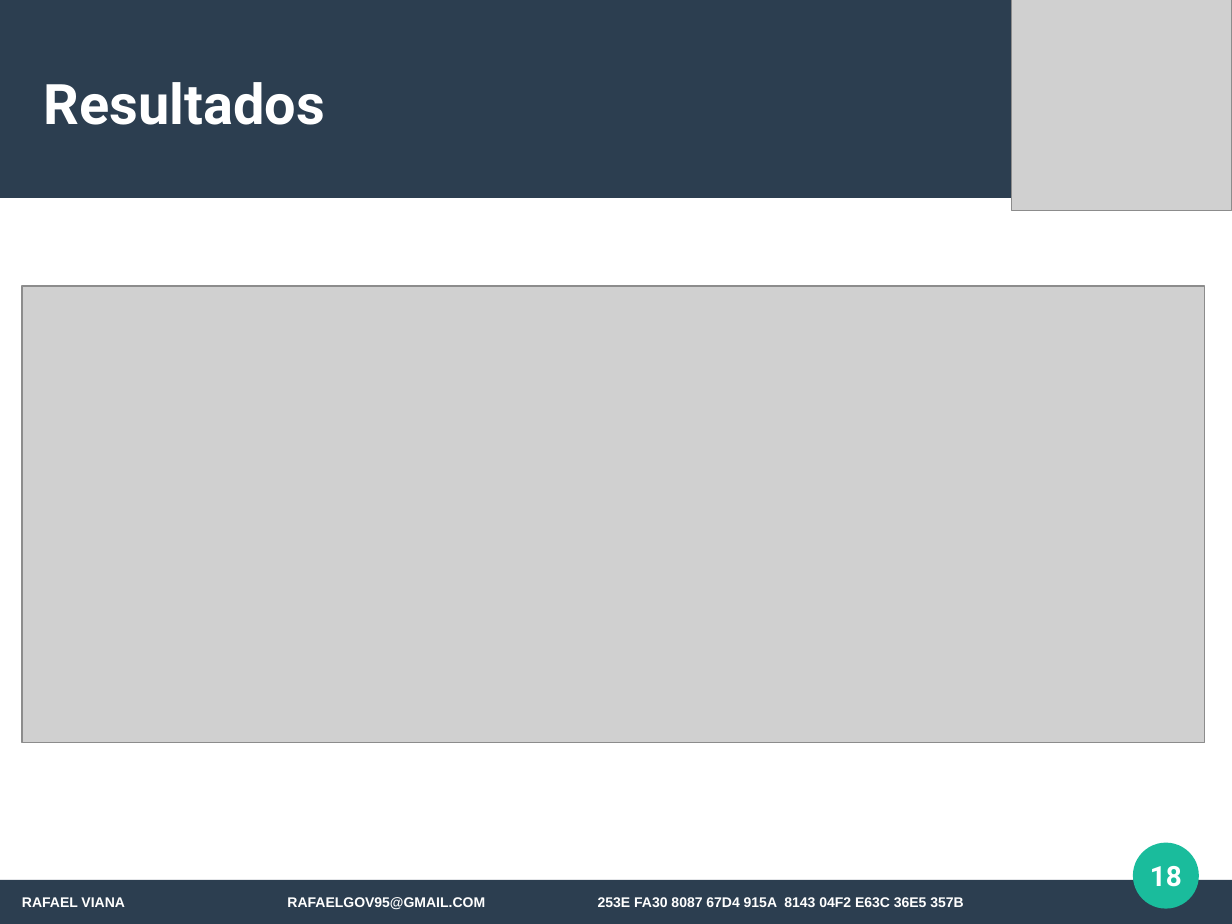
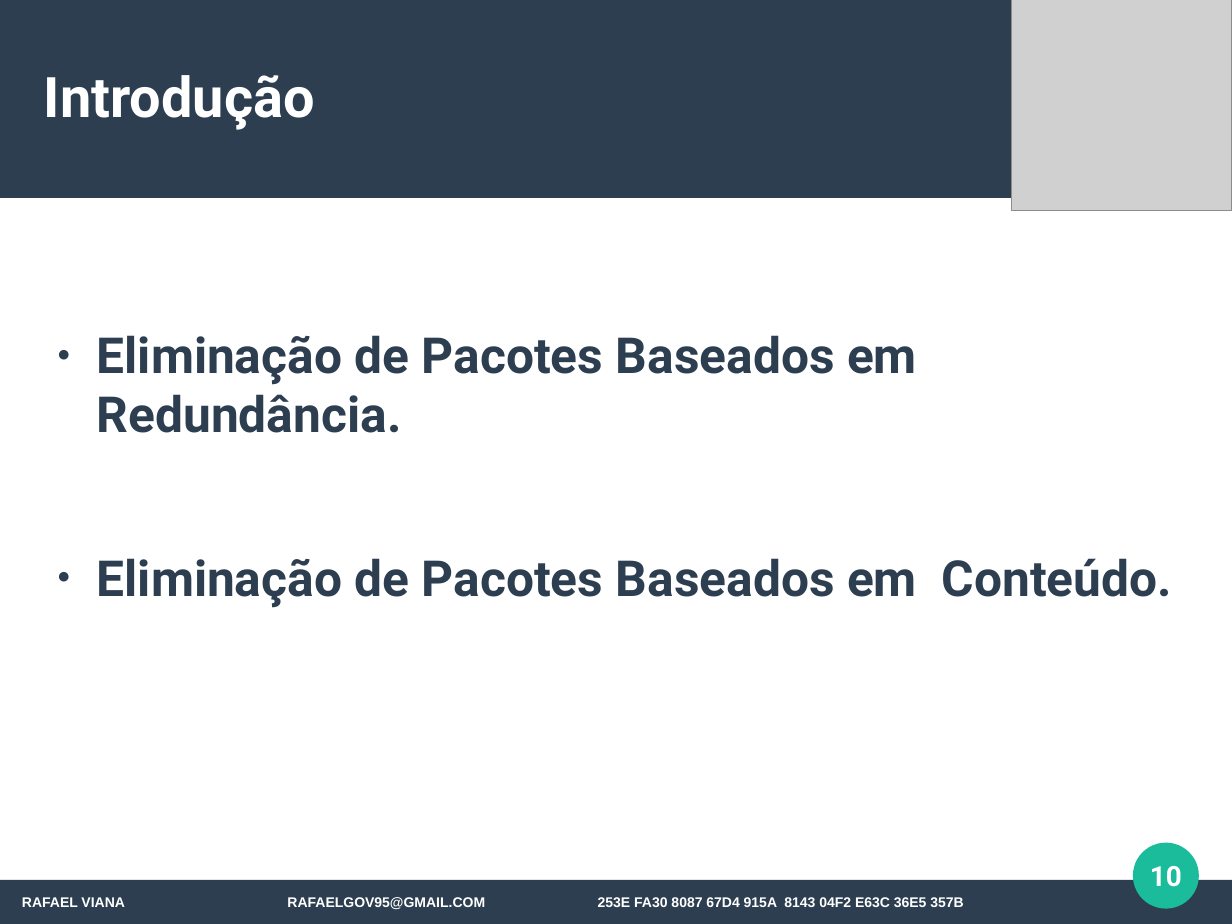
Before and after one commit to rafaelgov95/SD, a slide deck: slide 10 of Apresentacao/PPT/Angular-4.odp (slide 18 before the commit). Drawn at 1232x924 pixels with LibreOffice and Linux fonts; fonts in the diff are those of the drawing; grey boxes stand for pictures. Boxes give left, top, right and bottom in pixels: in the first picture for what was removed or moved away, otherwise in the second. Text is boxed around its words. In the diff, an @@ line names an element or a change of style, - is before the commit and + after.

```diff
--- a/Apresentacao/PPT/Angular-4.odp
+++ b/Apresentacao/PPT/Angular-4.odp
@@ title removed at <box>44,82,325,125</box> @@
-Resultados
@@ title added at <box>44,75,315,130</box>, 36 pt, text #FFFFFF, bold @@
+Introdução
@@ picture removed at <box>22,286,1205,742</box> @@
@@ text added at <box>97,335,1172,607</box>, 32 pt, text #2C3E50, bold @@
+● Eliminação de Pacotes Baseados em Redundância.
+● Eliminação de Pacotes Baseados em Conteúdo.
@@ page number at <box>1150,866,1182,887</box>: text changed @@
-18
+10
```
Also in this commit, not shown: 11 other slides changed, 7 slides added, 1 slide removed, 3 other files.
